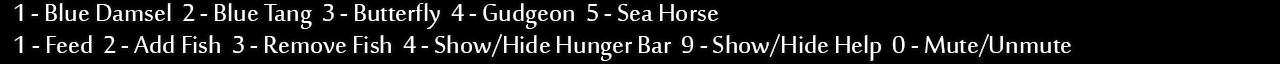
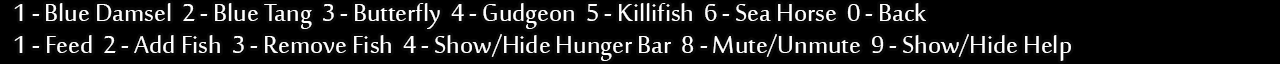
Layered file, before and after one edit (1280px x 64px). Changes by layer:
painted on "1 - Feed 2 - Add Fish 3 - Remove Fish 4 - Show/Hide Hunger B" over 682, 34, 1071, 61
painted on "1 - Blue Damsel 2 - Blue Tang 3 - Butterfly 4 - Gudgeon 5 -" over 31, 3, 926, 21
